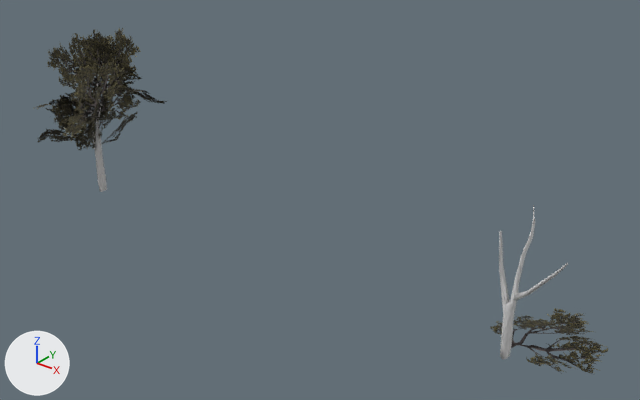
Before and after pictures for a commit that changed the Blender file Blender assets/Blender models/Levels/Trees/TreeNew.blend.
The view is the same before and after, from a 50 mm camera at (82.6, -60.6, 46.2) aimed at (31.4, 3.4, 6.5). Every picture has the same lights, and +X, +Y and +Z are marked at lower left. Objects named as collision shapes, trigger or cutter boxes, shadow casters or lower levels of detail are left out.

In view in the first picture: 'GumTemplate1.002', 'GumTree2', 'Tree4Template.001'.
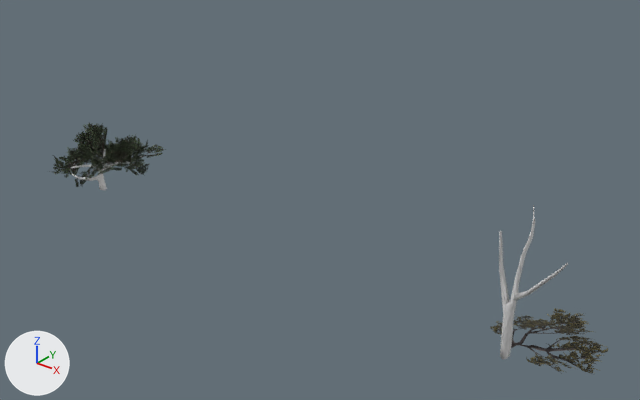
Pixel boxes [x1, y1, x2, y2] of what changed, in the pictures (640 x 400 px):
'GumTree2', hidden
    before: [34, 28, 167, 192]
'OvalTree2LOD1', added (black)
    after: [49, 123, 166, 190]
    faces in mat_ovaltemplate (picture img_ovalleafbranch1_png): [49, 123, 166, 187]
    faces in mat_ovalmat (its picture is missing): [71, 147, 140, 190]

The change, as a list of edits to the scene's bpy script:
```text
Add me_cube_011_1:
    me_cube_011_1.from_pydata(...)  # 785 vertices, 393 faces; spans x -6.4..7.09, y -6.93..7.47, z -0.32..9.49
    # faces by material slot: [197, 196]
    me_cube_011_1.materials.append(mat_ovalmat)  # its picture is missing
    me_cube_011_1.materials.append(mat_ovaltemplate)  # picture img_ovalleafbranch1_png
Change ob_gumtree2:
    add ob_gumtree2.hide_set(True)
Add ob_ovaltree2lod1:
    ob_ovaltree2lod1 = bpy.data.objects.new('OvalTree2LOD1', me_cube_011_1)
    ob_ovaltree2lod1.location = (0.0, 0.0, 0.0)
```
